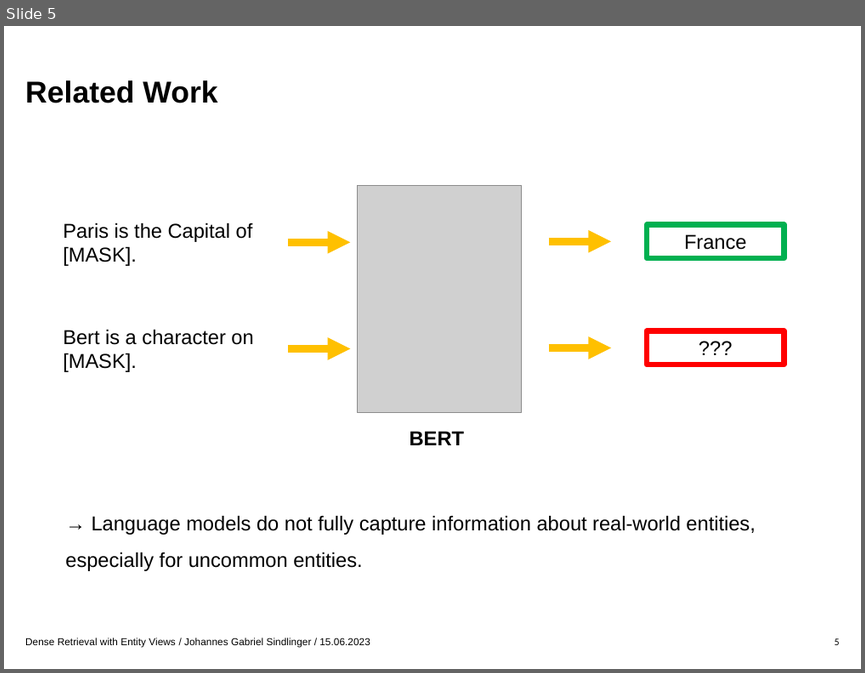
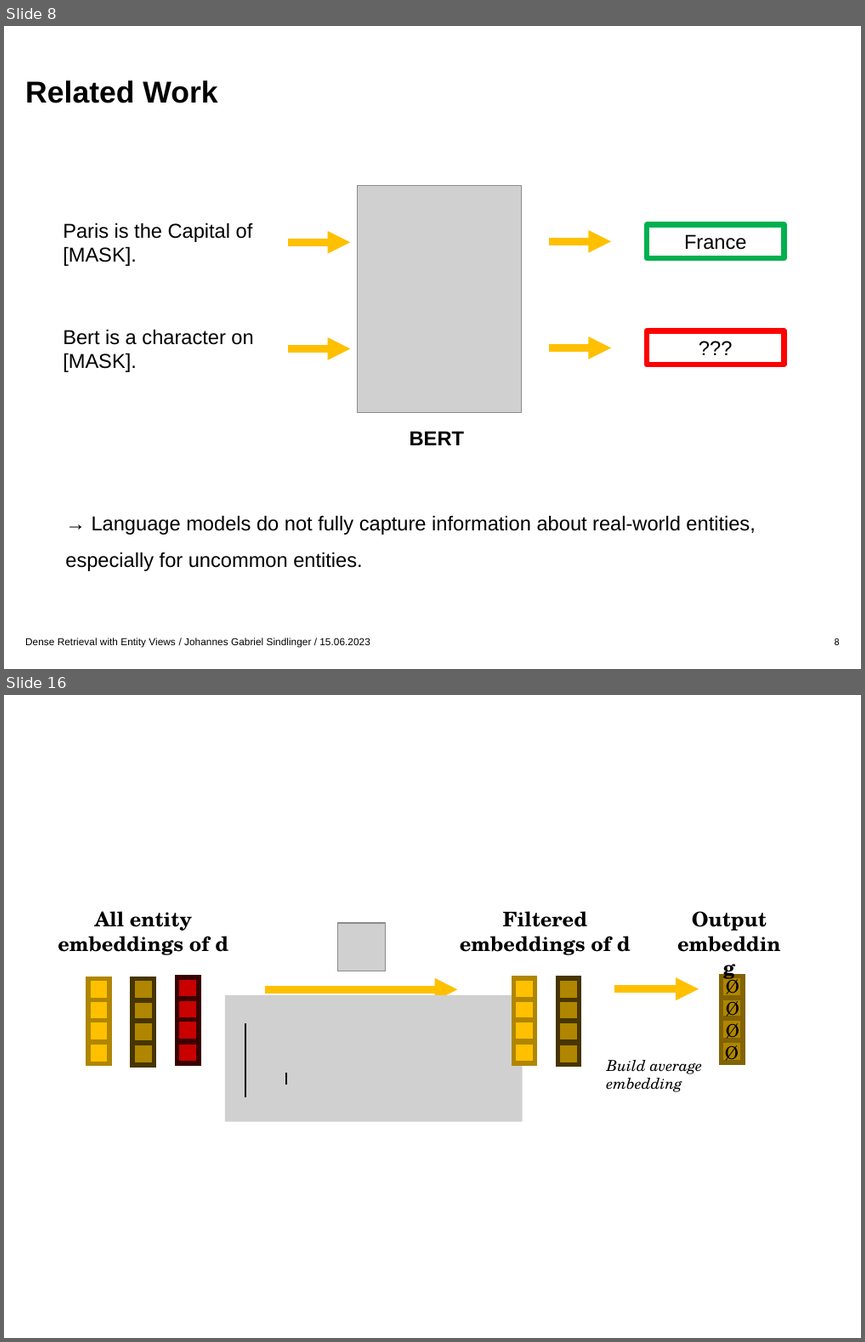
Before and after one commit to gsindlinger/Dense_Retrieval_With_Entities_Seminar, a slide deck: Präsentation.pptx. Shown one above the other, each under a label of ours: slide 5 before the commit, slides 8 and 16 after it; the slides between them are not shown. The pictures are 865x673 and 865x1342 pixels, drawn with LibreOffice and Linux fonts; fonts in the diff are those of the drawing; grey boxes stand for pictures; background and template pictures are left out. Boxes give left, top, right and bottom in pixels: in the first picture for what was removed or moved away, otherwise in the second. Text is boxed around its words. In the diff, an @@ line names an element or a change of style, - is before the commit and + after.

```diff
--- a/Präsentation.pptx
+++ b/Präsentation.pptx
@@ slide 16 added at (4, 695, 861, 1338), background #FFFFFF @@
@@ text added at (58, 911, 228, 955), 16 pt, text #000000, bold @@
+All entity embeddings of d
@@ picture added at (338, 923, 386, 970) @@
@@ text added at (460, 911, 630, 955), 16 pt, text #000000, bold @@
+Filtered embeddings of d
@@ text added at (692, 911, 766, 930), 16 pt, text #000000, bold @@
+Output embedding
@@ group added at (88, 979, 109, 1063): 4 rectangles @@
@@ group added at (132, 979, 154, 1065): 4 rectangles @@
@@ group added at (177, 977, 199, 1063): 4 rectangles @@
@@ picture added at (225, 995, 522, 1122) @@
@@ arrow added from (265, 990) to (457, 990), #FFC000 6 pt @@
@@ group added at (513, 978, 534, 1063): 4 rectangles @@
@@ group added at (558, 978, 579, 1065): 4 rectangles @@
@@ arrow added from (614, 989) to (698, 989), #FFC000 6 pt @@
@@ line added from (245, 1023) to (245, 1098), #000000 1.5 pt @@
@@ group added at (721, 975, 743, 1062): 4 rectangles, 4 texts @@
+Ø
+Ø
+Ø
+Ø
@@ line added from (286, 1072) to (286, 1084), #000000 1.5 pt @@
@@ text added at (607, 1060, 702, 1092), 12 pt, text #000000, italic @@
+Build average embedding
@@ what was slide 5 is now slide 8 @@
@@ page number at (834, 638, 840, 645): text changed @@
-5
+8
```
Also in this commit, not shown: 6 slides changed, 20 other slides added, 22 other files.
